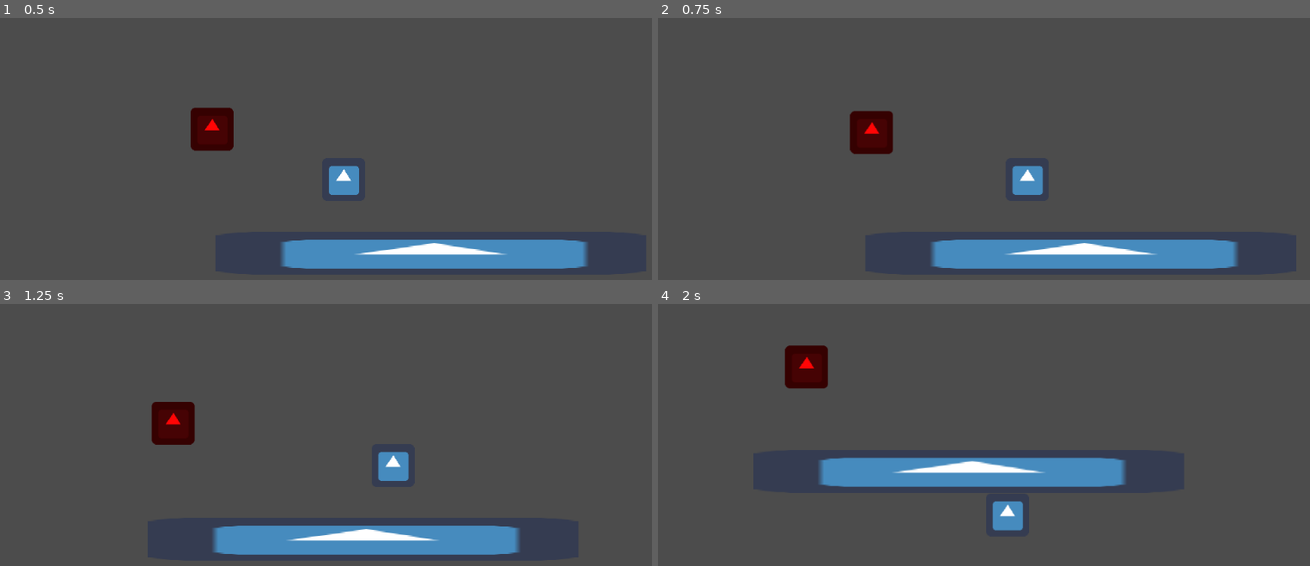
Above: before the commit, frames 1-4 (two rows, left to right).
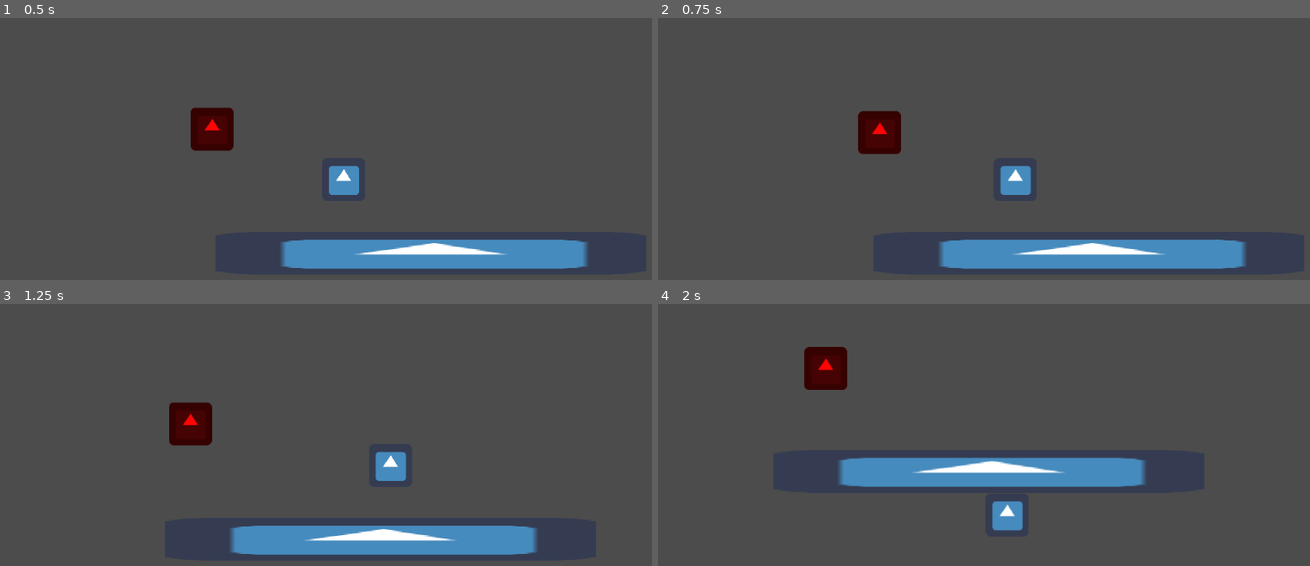
Above: after the commit, the same moments.

Repository: Takexin/Atividade-AC2-HG-3tri
Game: Godot game, scene res://scenes/main.tscn
Same seed, same stepped clock (60 frames per second), same inputs: the game is played once before the commit and once after it. The engine's default icon, where the game draws it, is replaced by a stand-in: a white triangle on a blue panel in a dark square.
Inputs (mouse positions are in pixels of both pictures, inside the frame that each line leads up to):
- Up to frame 1 (0.5 s): no input
- Up to frame 2 (0.75 s): move the mouse to (1153, 159) at 0.52 s; press the mouse at (1153, 159) at 0.53 s; hold D (keyRight) from 0.53 s (still down)
- Up to frame 3 (1.25 s): keep holding D (keyRight)
- Up to frame 4 (2 s): move the mouse to (866, 484) at 1.27 s; release D (keyRight) at 1.28 s; release the mouse at (866, 484) at 1.28 s; hold S (keyDown) from 1.28 s (still down); click (866, 484) at 1.35 s

Frame 1 is identical in both runs. In frame 2, 1.7% of the frame differs, in the area x 29-91%, y 35-96%; in frame 3, 2.2%; in frame 4, 2.3%, in the area x 19-75%, y 15-86%.

Commit message:
adding projectide (todo)

Diff:
--- a/project.godot
+++ b/project.godot
@@ -45,6 +45,11 @@
 "events": [ Object(InputEventKey,"resource_local_to_scene":false,"resource_name":"","device":0,"alt":false,"shift":false,"control":false,"meta":false,"command":false,"pressed":false,"scancode":0,"physical_scancode":82,"unicode":0,"echo":false,"script":null)
  ]
 }
+mouseLeft={
+"deadzone": 0.5,
+"events": [ Object(InputEventMouseButton,"resource_local_to_scene":false,"resource_name":"","device":-1,"alt":false,"shift":false,"control":false,"meta":false,"command":false,"button_mask":0,"position":Vector2( 0, 0 ),"global_position":Vector2( 0, 0 ),"factor":1.0,"button_index":1,"canceled":false,"pressed":false,"doubleclick":false,"script":null)
+ ]
+}
 
 [physics]
 
--- /dev/null
+++ b/scenes/weakpons/bow.gd
@@ -0,0 +1,16 @@
+extends KinematicBody2D
+
+
+# Declare member variables here. Examples:
+# var a = 2
+# var b = "text"
+
+
+# Called when the node enters the scene tree for the first time.
+func _ready():
+	pass # Replace with function body.
+
+
+# Called every frame. 'delta' is the elapsed time since the previous frame.
+#func _process(delta):
+#	pass
--- /dev/null
+++ b/scenes/weakpons/bow.tscn
@@ -0,0 +1,17 @@
+[gd_scene load_steps=4 format=2]
+
+[ext_resource path="res://icon.png" type="Texture" id=1]
+[ext_resource path="res://scripts/bow.gd" type="Script" id=2]
+
+[sub_resource type="RectangleShape2D" id=1]
+extents = Vector2( 4, 16 )
+
+[node name="KinematicBody2D" type="KinematicBody2D"]
+script = ExtResource( 2 )
+
+[node name="CollisionShape2D" type="CollisionShape2D" parent="."]
+shape = SubResource( 1 )
+
+[node name="Sprite" type="Sprite" parent="."]
+scale = Vector2( 0.125, 0.5 )
+texture = ExtResource( 1 )
--- /dev/null
+++ b/scripts/bow.gd
@@ -0,0 +1,11 @@
+extends KinematicBody2D
+onready var player = get_parent().get_node("character")
+const speed = 300
+
+func _ready():
+	global_position = player.position + Vector2(10,10)
+func _physics_process(delta):
+	var direction = (get_viewport(). get_mouse_position()).normalized()
+	var collision = move_and_collide(direction * speed, delta)
+	if collision:
+		self.free()
--- a/scripts/character.gd
+++ b/scripts/character.gd
@@ -5,7 +5,8 @@
 onready var timer = get_node("Timer")
 onready var timer2 = get_node("Timer2")
 onready var sprite = get_node("Sprite")
-
+var bowScene = load("res://scenes/weakpons/bow.tscn")
+var bowInstance = bowScene.instance()
 
 func _physics_process(delta):
 	var velocity = Vector2()
@@ -20,34 +21,23 @@
 	move_and_slide(velocity * delta)
 	if(Input.is_action_pressed("restart")):
 		get_tree().reload_current_scene()
+	if(Input.is_action_pressed("mouseLeft")):
+		get_parent().add_child(bowInstance)
+var blincControl = 0
+var numLoops = 2
 
 func _on_Enemy_damage():
 
 	health -= 1
 	print("damage taken")
-	blinc(10)
+	blinc()
 	if (health == 0):
 		get_tree().reload_current_scene()
 		print("YOU DIED")
 
 
-var blincConrol = 0
-var numLoops = 0
-func blinc(numloops):
-	numLoops = numloops
-	if(blincConrol <= numloops):
-		sprite.modulate = Color(255,255,255)
-		timer.start(0.1)
-	elif(blincConrol == numloops):
-		blincConrol = 0
-		numLoops = 0
-
+func blinc():
+	sprite.modulate = Color(255,255,255)
+	timer.start(0.1)
 func _on_Timer_timeout():
 	sprite.modulate = Color(1,1,1)
-	blincConrol+=1
-	timer2.start(0.05)
-
-
-
-func _on_Timer2_timeout():
-	blinc(numLoops)
